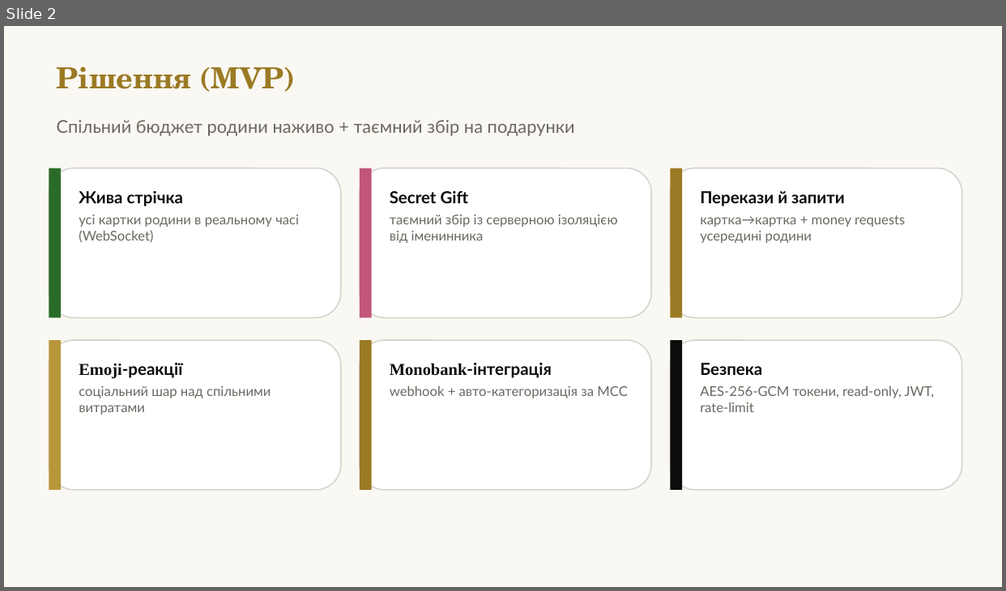
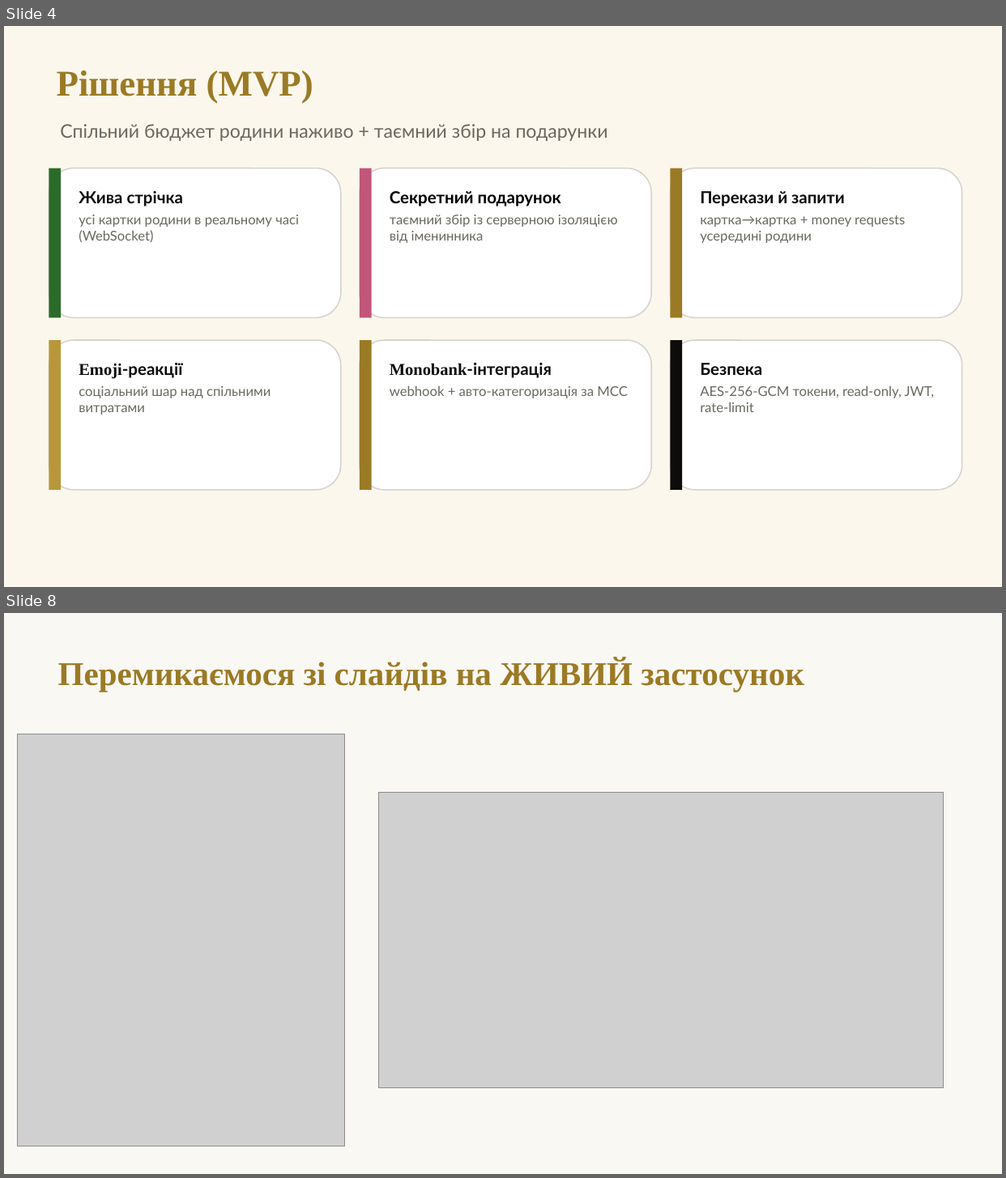
Before and after one commit to Uni-Project-143/Family-Wallet, a slide deck: docs/marketing/07_Project_Pitch_Deck.pptx. Shown one above the other, each under a label of ours: slide 2 before the commit, slides 4 and 8 after it; the slides between them are not shown. The pictures are 1006x591 and 1006x1178 pixels, drawn with LibreOffice and Linux fonts; fonts in the diff are those of the drawing; grey boxes stand for pictures. Boxes give left, top, right and bottom in pixels: in the first picture for what was removed or moved away, otherwise in the second. Text is boxed around its words. In the diff, an @@ line names an element or a change of style, - is before the commit and + after.

```diff
--- a/docs/marketing/07_Project_Pitch_Deck.pptx
+++ b/docs/marketing/07_Project_Pitch_Deck.pptx
@@ slide 8 added at (x1=4, y1=613, x2=1002, y2=1174), background #FAF8F3 @@
@@ text added at (x1=58, y1=659, x2=804, y2=692), 32 pt, text #9B7A25, bold @@
+Перемикаємося зі слайдів на ЖИВИЙ застосунок
@@ picture added at (x1=17, y1=735, x2=345, y2=1146) @@
@@ picture added at (x1=378, y1=793, x2=944, y2=1088) @@
@@ what was slide 2 is now slide 4 @@
@@ slide 4 changed as well @@
@@ background #FAF8F3 to #FBF7EC @@
@@ text "Рішення (MVP)" at (x1=57, y1=71, x2=313, y2=103): size 28 to 35 pt, font TeX Gyre Schola to Times New Roman @@
@@ text "Спільний бюджет родини наживо + ..." at (x1=60, y1=124, x2=608, y2=141): size 17 to 18 pt @@
@@ text at (x1=390, y1=191, x2=561, y2=207): text changed; text colour #0D0C0A to #000000 @@
-Secret Gift
+Секретний подарунок
```
Also in this commit, not shown: 6 other slides changed, 3 other slides added, 1 slide removed, 1 other file.
